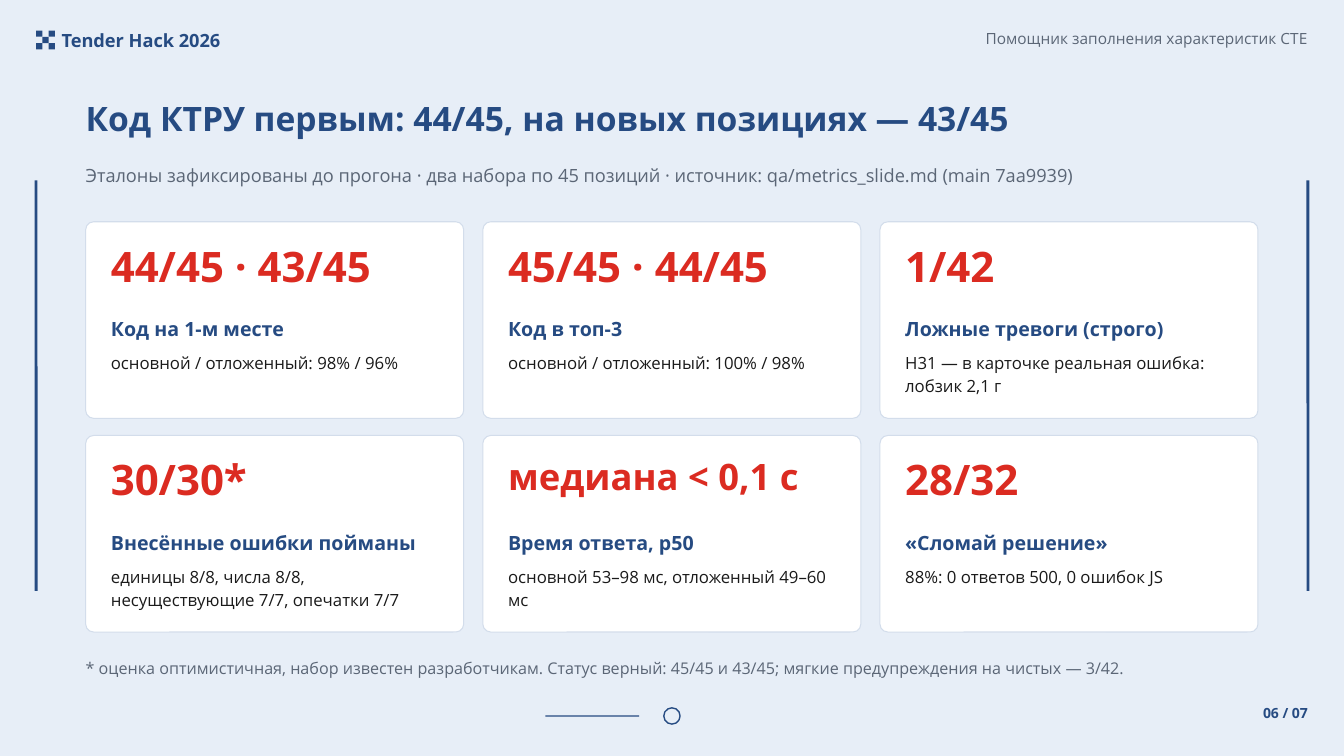
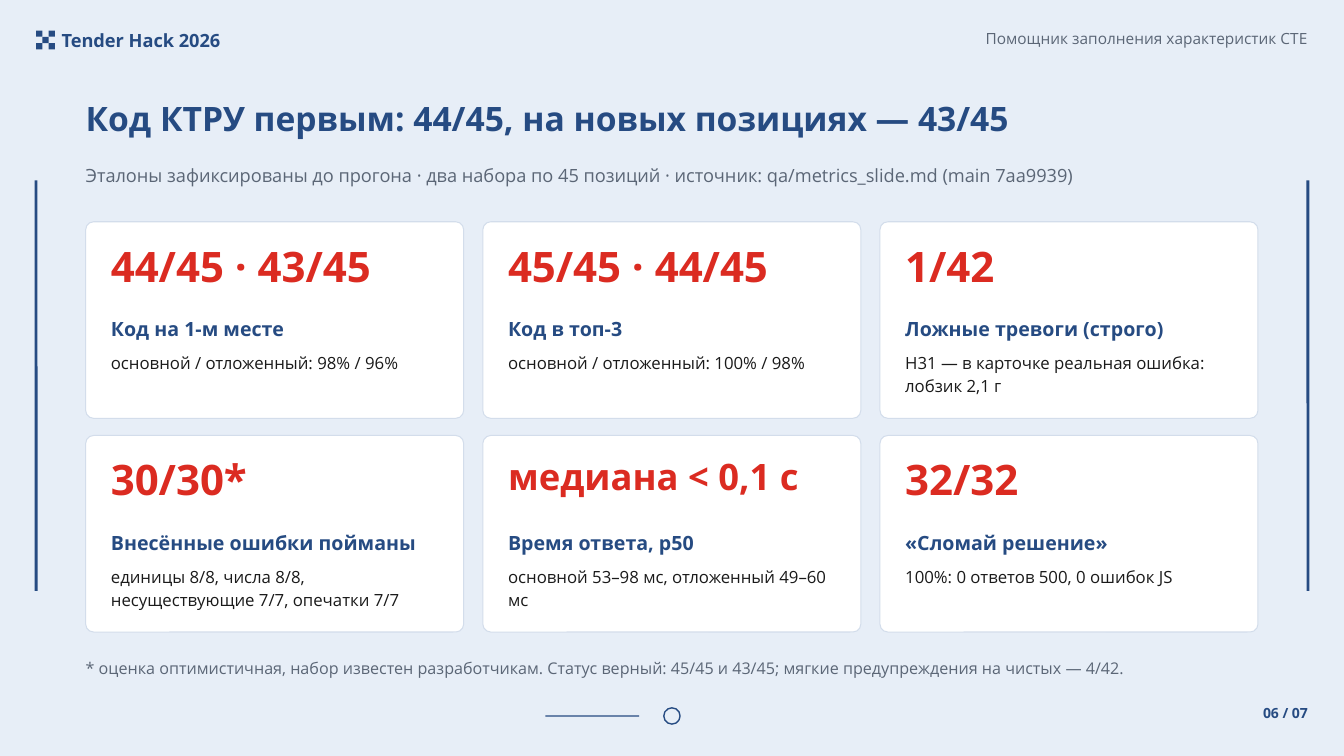
Before and after one commit to Telman3000/Tender-Hack-2026-based-on-bots-, a slide deck: slide 6 of docs/presentation_final.pptx. Drawn at 1344x756 pixels with LibreOffice and Linux fonts; fonts in the diff are those of the drawing. Boxes give left, top, right and bottom in pixels: in the first picture for what was removed or moved away, otherwise in the second. Text is boxed around its words. In the diff, an @@ line names an element or a change of style, - is before the commit and + after.

```diff
--- a/docs/presentation_final.pptx
+++ b/docs/presentation_final.pptx
@@ text at <box>905,464,1018,496</box>: text changed @@
-28/32
+32/32
@@ text at <box>905,570,1173,586</box>: text changed @@
-88%: 0 ответов 500, 0 ошибок JS
+100%: 0 ответов 500, 0 ошибок JS
@@ text at <box>99,662,1124,678</box>: text changed @@
-* оценка оптимистичная, набор известен разработчикам. Статус верный: 45/45 и 43/45; мягкие предупреждения на чистых — 3/42.
+* оценка оптимистичная, набор известен разработчикам. Статус верный: 45/45 и 43/45; мягкие предупреждения на чистых — 4/42.
```
Also in this commit, not shown: 1 other slide changed, 2 other files.
